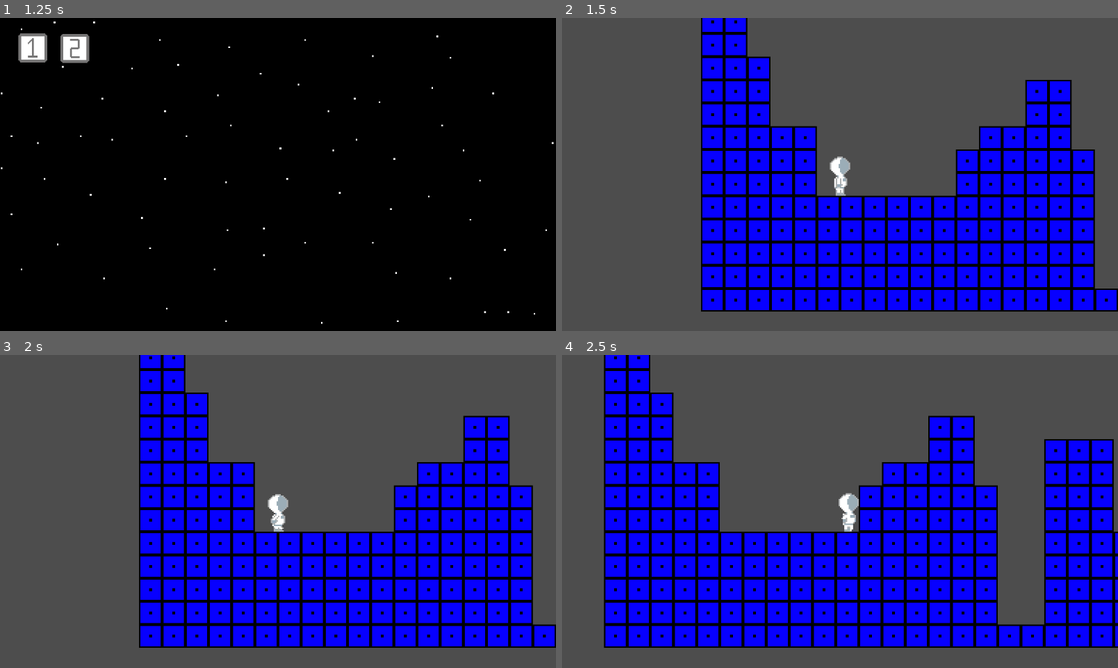
Above: before the commit, frames 1-4 (two rows, left to right).
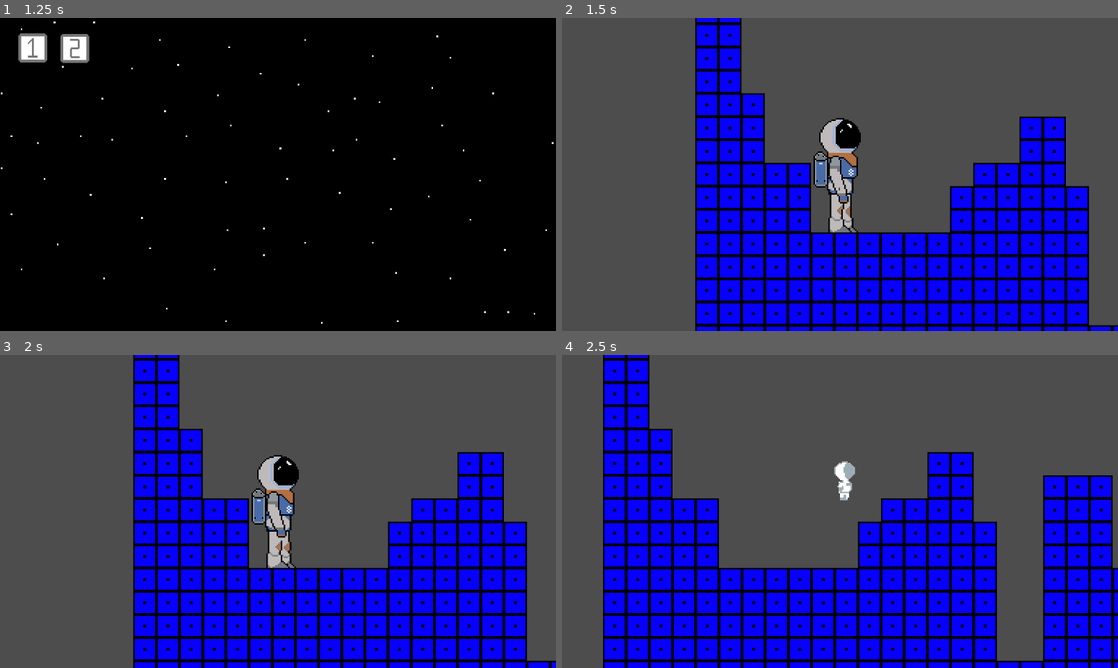
Above: after the commit, the same moments.

Repository: Tejas-Panchal/project_01
Game: Godot game, scene res://scenes/main.tscn
Two runs of this game, one before a commit and one after it. Both use one fixed random seed, a clock stepped at 60 frames per second and the inputs below.
Inputs (mouse positions are in pixels of both pictures, inside the frame that each line leads up to):
- Up to frame 1 (1.25 s): click "Play" at 0.5 s
- Up to frame 2 (1.5 s): click (639, 49) at 1.25 s
- Up to frame 3 (2 s): no input
- Up to frame 4 (2.5 s): tap Enter at 2 s; hold D (right) from 2.03 s (still down); tap Shift (dash) at 2.1 s; tap Space (jump) at 2.27 s

Frame 1 is identical in both runs. In frame 2, 31% of the frame differs, in the area x 24-100%, y 0-100%; in frame 3, 31%; in frame 4, 31%.

Commit message:
new_char_idle_

Diff:
--- a/scenes/player.tscn
+++ b/scenes/player.tscn
@@ -1,14 +1,11 @@
-[gd_scene load_steps=20 format=3 uid="uid://c7iesmctuqlt0"]
+[gd_scene load_steps=17 format=3 uid="uid://c7iesmctuqlt0"]
 
 [ext_resource type="Texture2D" uid="uid://b67mu3nsetdn7" path="res://assets/fall/fall.png" id="2_fq3g5"]
-[ext_resource type="Texture2D" uid="uid://debcuk1uuxirw" path="res://assets/idle/idle1.png" id="2_mlquy"]
 [ext_resource type="Script" path="res://scripts/player.gd" id="2_w5tft"]
-[ext_resource type="Texture2D" uid="uid://b4yjdawf6nwpw" path="res://assets/idle/idle2.png" id="3_j1k1i"]
-[ext_resource type="Texture2D" uid="uid://dae0wss3d1smw" path="res://assets/idle/idle3.png" id="4_slibo"]
-[ext_resource type="Texture2D" uid="uid://dg14vgsnqerky" path="res://assets/idle/idle4.png" id="5_uh2nj"]
-[ext_resource type="Texture2D" uid="uid://b1ynlb52g37r7" path="res://assets/idle/idle5.png" id="6_2w1wk"]
-[ext_resource type="Texture2D" uid="uid://w1bnauc0mlxk" path="res://assets/idle/idle6.png" id="7_7cofd"]
-[ext_resource type="Texture2D" uid="uid://dc062jjr3gamx" path="res://assets/idle/idle7.png" id="8_soj7a"]
+[ext_resource type="Texture2D" uid="uid://qq8y4y0pv7v2" path="res://assets/idle/char_idle1.png" id="3_b7td6"]
+[ext_resource type="Texture2D" uid="uid://3wkoootpq0yf" path="res://assets/idle/char_idle2.png" id="4_d8hfq"]
+[ext_resource type="Texture2D" uid="uid://cabclw3ccryo4" path="res://assets/idle/char_idle3.png" id="5_ceri2"]
+[ext_resource type="Texture2D" uid="uid://ydbfthqrojid" path="res://assets/idle/char_idle4.png" id="6_53mkj"]
 [ext_resource type="Texture2D" uid="uid://6bo58b6i0ldw" path="res://assets/jump/jump1.png" id="9_yu8eu"]
 [ext_resource type="Texture2D" uid="uid://2p7amrs6cl8x" path="res://assets/run/run1.png" id="10_4xjg8"]
 [ext_resource type="Texture2D" uid="uid://b6t214bupxpgj" path="res://assets/jump/jump2.png" id="10_frow7"]
@@ -30,29 +27,20 @@
 }, {
 "frames": [{
 "duration": 1.0,
-"texture": ExtResource("2_mlquy")
+"texture": ExtResource("3_b7td6")
 }, {
 "duration": 1.0,
-"texture": ExtResource("3_j1k1i")
+"texture": ExtResource("4_d8hfq")
 }, {
 "duration": 1.0,
-"texture": ExtResource("4_slibo")
+"texture": ExtResource("5_ceri2")
 }, {
 "duration": 1.0,
-"texture": ExtResource("5_uh2nj")
-}, {
-"duration": 1.0,
-"texture": ExtResource("6_2w1wk")
-}, {
-"duration": 1.0,
-"texture": ExtResource("7_7cofd")
-}, {
-"duration": 1.0,
-"texture": ExtResource("8_soj7a")
+"texture": ExtResource("6_53mkj")
 }],
 "loop": true,
 "name": &"idle",
-"speed": 6.0
+"speed": 5.5
 }, {
 "frames": [{
 "duration": 1.0,
@@ -91,16 +79,18 @@
 
 [sub_resource type="CapsuleShape2D" id="CapsuleShape2D_tsgwg"]
 radius = 7.0
-height = 26.0
+height = 76.0
 
 [node name="Player" type="CharacterBody2D"]
 script = ExtResource("2_w5tft")
 
 [node name="Body" type="AnimatedSprite2D" parent="."]
+position = Vector2(-2, -22)
+scale = Vector2(1.01563, 1)
 sprite_frames = SubResource("SpriteFrames_51xth")
-animation = &"run"
+animation = &"idle"
 autoplay = "idle"
-frame_progress = 0.810523
+frame_progress = 0.677987
 
 [node name="CollisionShape2D" type="CollisionShape2D" parent="."]
 position = Vector2(0, 1)
--- a/scenes/test.tscn
+++ b/scenes/test.tscn
@@ -25,6 +25,7 @@
 [node name="Test" type="Node2D"]
 
 [node name="Player" parent="." instance=ExtResource("1_tmf73")]
+position = Vector2(4, -26)
 
 [node name="TileMap" type="TileMap" parent="."]
 tile_set = SubResource("TileSet_mm5fn")
--- a/scenes/world.tscn
+++ b/scenes/world.tscn
@@ -29,7 +29,7 @@
 [node name="World" type="Node2D"]
 
 [node name="Player" parent="." instance=ExtResource("1_1idsy")]
-position = Vector2(0, -14)
+position = Vector2(1, -41)
 
 [node name="World TileMap" type="TileMap" parent="."]
 position = Vector2(1, 1)
Binary file added: assets/idle/char_idle1.png
Not shown, added: assets/idle/char_idle1.png.import
Binary file added: assets/idle/char_idle2.png
Not shown, added: assets/idle/char_idle2.png.import
Binary file added: assets/idle/char_idle3.png
Not shown, added: assets/idle/char_idle3.png.import
Binary file added: assets/idle/char_idle4.png
Not shown, added: assets/idle/char_idle4.png.import
